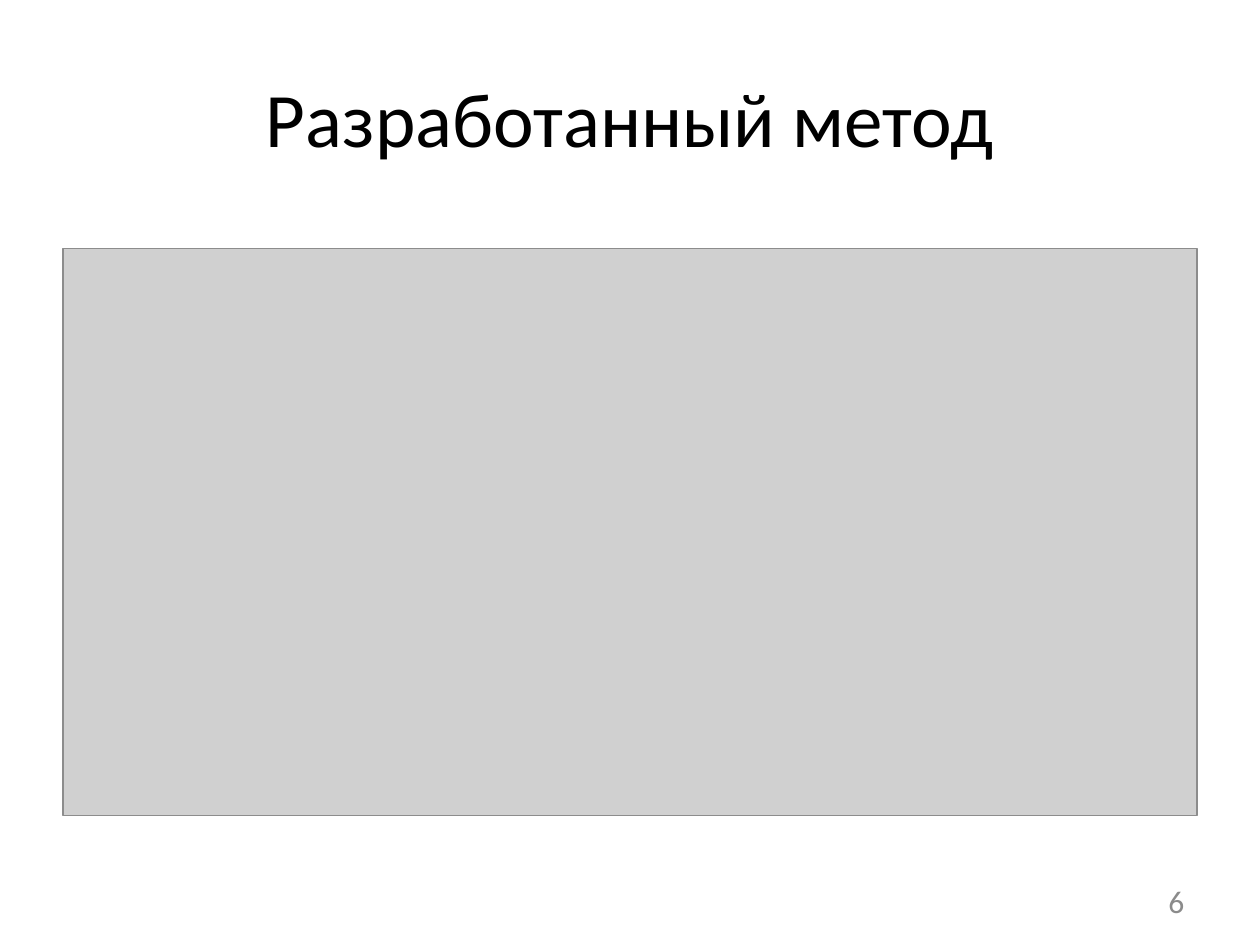
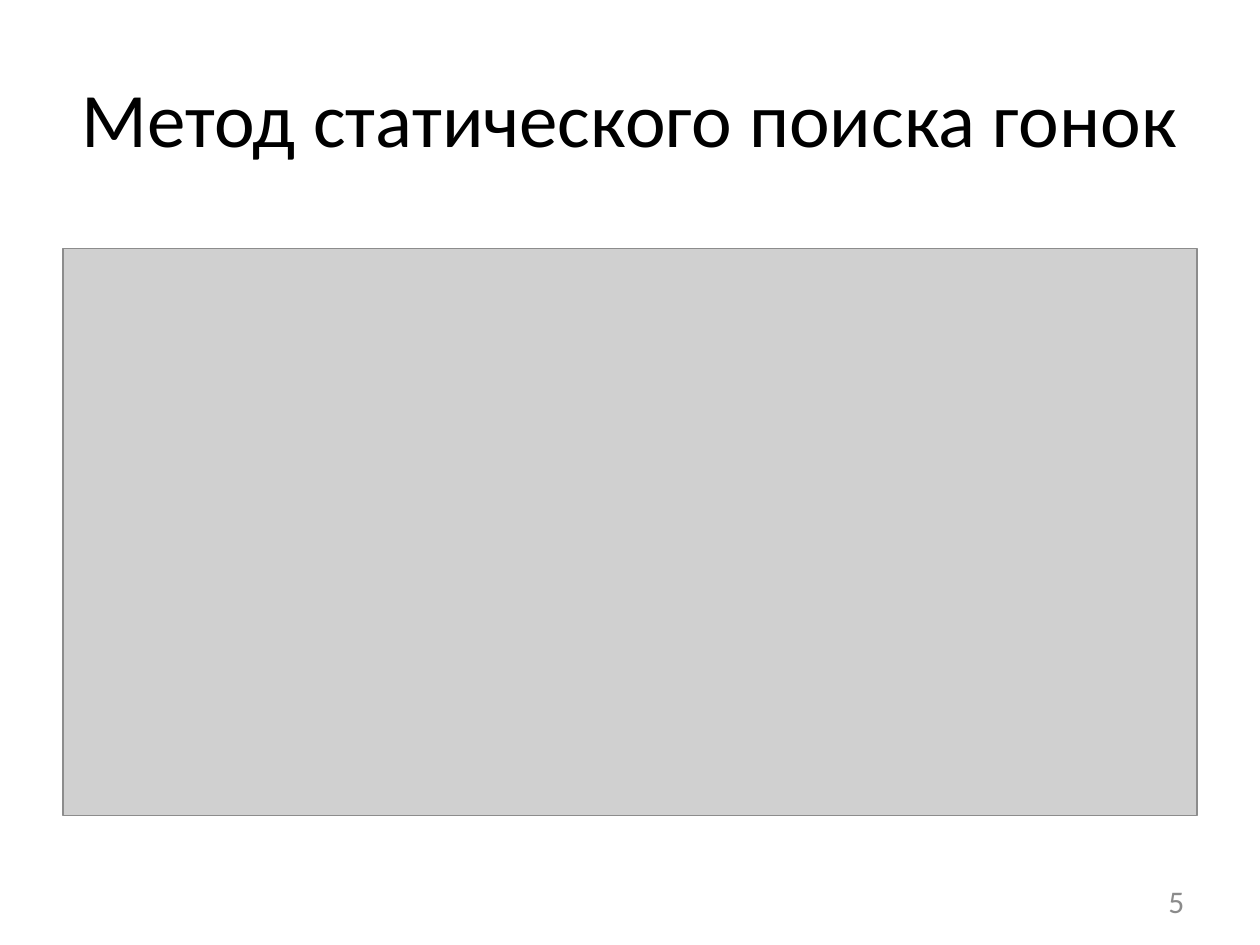
Before and after one commit to afrolovskiy/diplom, a slide deck: slide 5 of presentations/diplom/static race detection.pptx (slide 6 before the commit). Drawn at 1260x945 pixels with LibreOffice and Linux fonts; fonts in the diff are those of the drawing; grey boxes stand for pictures. Boxes give left, top, right and bottom in pixels: in the first picture for what was removed or moved away, otherwise in the second. Text is boxed around its words. In the diff, an @@ line names an element or a change of style, - is before the commit and + after.

```diff
--- a/presentations/diplom/static race detection.pptx
+++ b/presentations/diplom/static race detection.pptx
@@ title at (82, 97, 1177, 160): text changed @@
-Разработанный метод
+Метод статического поиска гонок
@@ page number at (1168, 893, 1184, 913): text changed @@
-6
+5
```
Also in this commit, not shown: 4 other slides changed, 3 slides added, 2 slides removed, 2 other files.
